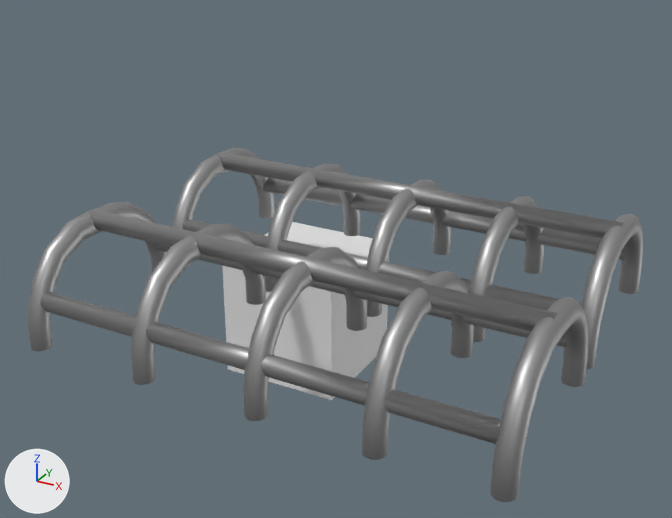
Before and after pictures for a commit that changed the glTF model prot/prot.glb.
The view is the same before and after, from a 50 mm camera at (0.664, -1.119, 0.649) aimed at (0.149, -0.182, 0.181). Arrows for +X, +Y and +Z are at lower left; the lights stay in place. Where no turn or scale is listed for an object, it has been applied to the vertices.

The first picture shows 'Cube', '骨組み1'.
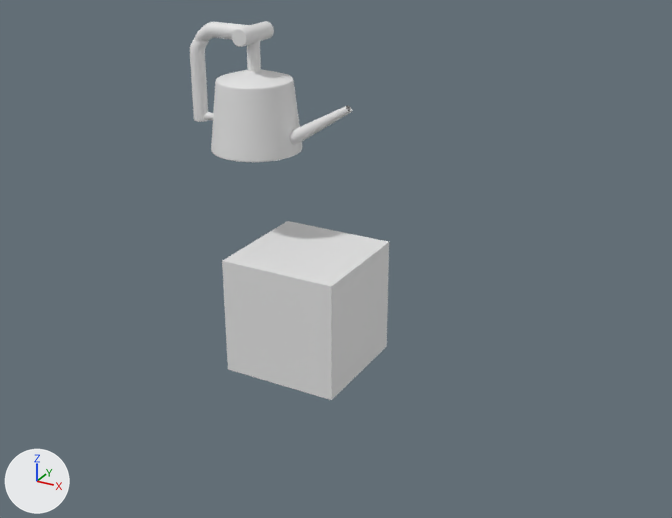
The newer file is also rescaled (x1.152) as a whole; pictures and numbers use the older file's frame.

The change, as a diff of the scene's bpy script:
```diff
--- a/prot/prot.glb.py
+++ b/prot/prot.glb.py
@@ mat_03___default @@
+mat_03___default = principled_material('03___Default')
+mat_03___default.base_color = (0.8, 0.8, 0.8)  # white #e7e7e7
@@ me_watering_can_v2 @@
+me_watering_can_v2.from_pydata(...)  # 16134 vertices, 31968 faces; spans x -0.114..0.165, y -0.07..0.07, z 0.0..0.187
+me_watering_can_v2.materials.append(mat_03___default)  # white #e7e7e7
@@ ob_骨組み1 @@
-ob_骨組み1 = bpy.data.objects.new('骨組み1', me_円)
-ob_骨組み1.location = (0.358, -0.283, 0.154)
@@ ob_watering_can_v2 @@
+ob_watering_can_v2 = bpy.data.objects.new('Watering_Can_V2', me_watering_can_v2)
+ob_watering_can_v2.location = (-0.11, 0.034, 0.229)
```

Location of each change, [x1, y1, x2, y2] in pixels of the pictures (672 x 518 px):
'骨組み1', deleted
    before: [28, 148, 643, 502]
    faces in mat_骨組み用 (grey #b1b1b1): [28, 202, 588, 502]
    faces in mat_骨組み用_001 (grey #b1b1b1): [172, 148, 643, 370]
'Watering_Can_V2', added
    after: [190, 21, 352, 162]
